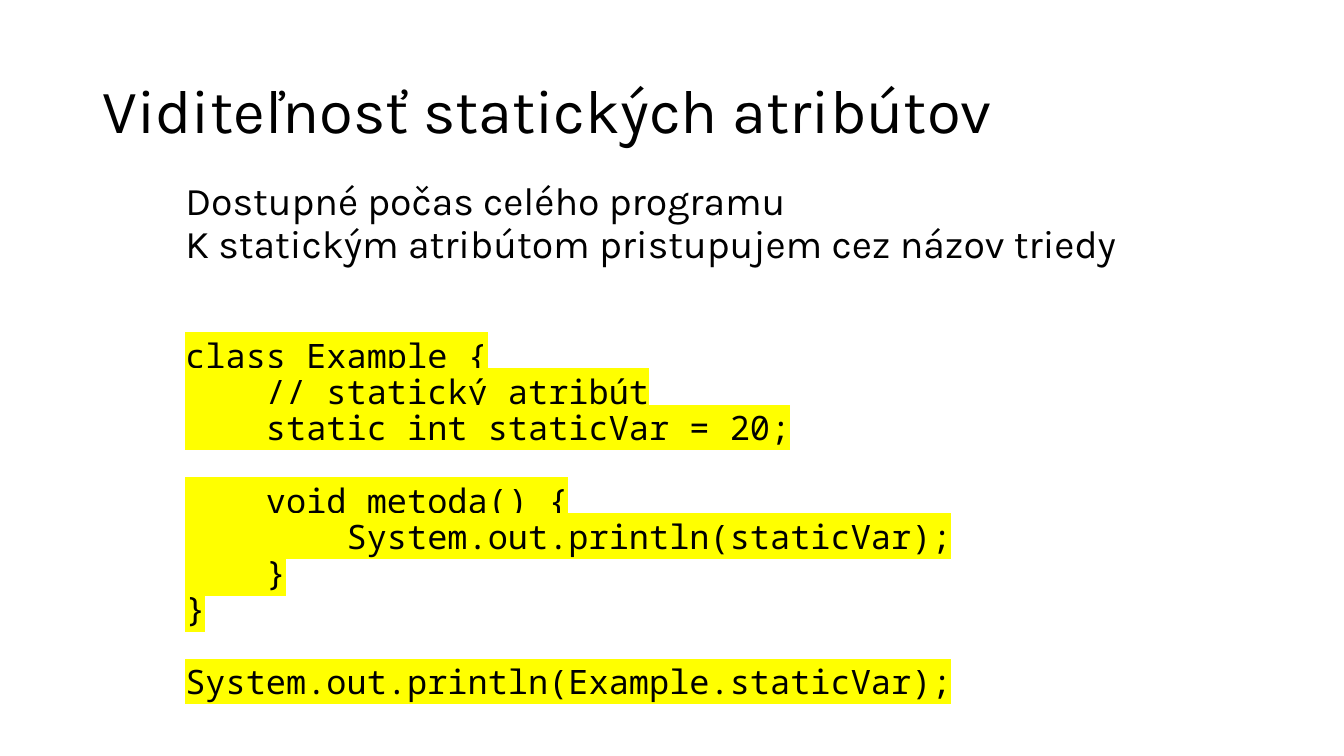
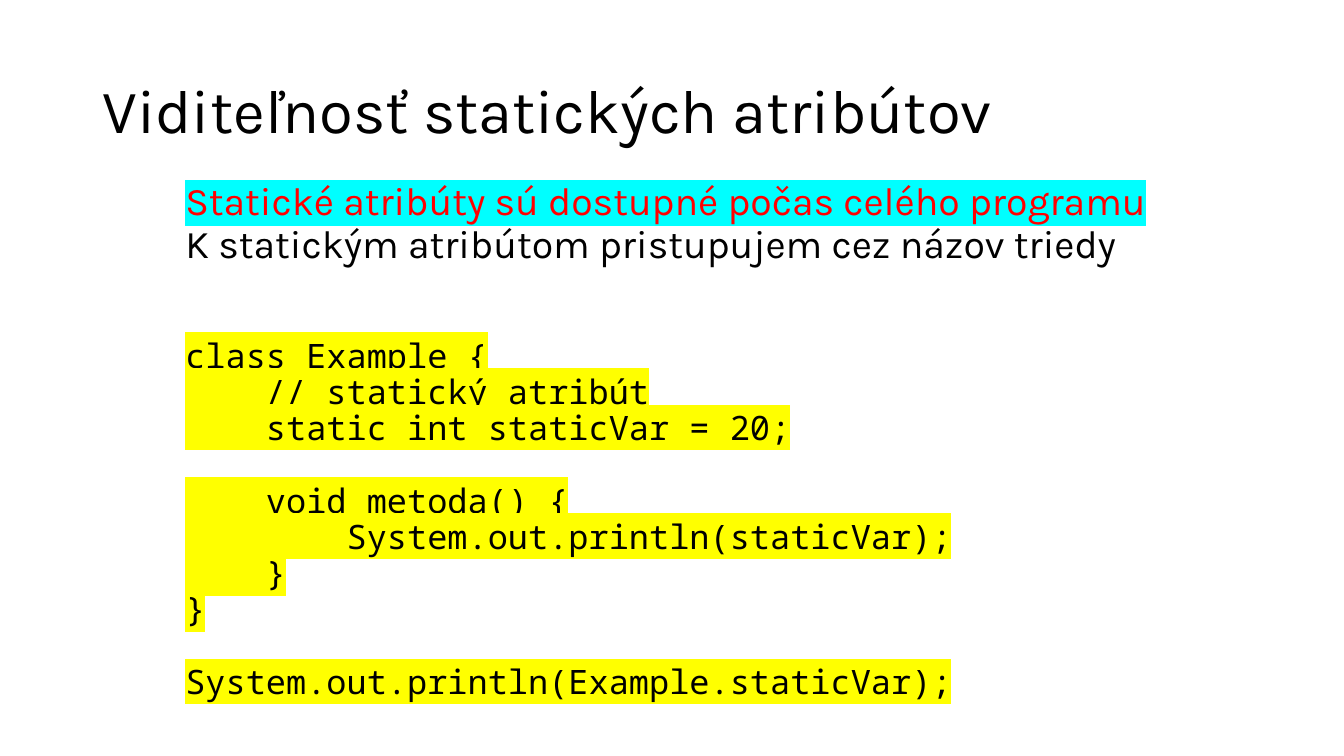
Before and after one commit to wagjo/oop, a slide deck: slide 4 of prezentacie/t09w.pptx. Drawn at 1344x756 pixels with LibreOffice and Linux fonts; fonts in the diff are those of the drawing. Boxes give left, top, right and bottom in pixels: in the first picture for what was removed or moved away, otherwise in the second. Text is boxed around its words. In the diff, an @@ line names an element or a change of style, - is before the commit and + after.

```diff
--- a/prezentacie/t09w.pptx
+++ b/prezentacie/t09w.pptx
@@ text at <box>185,185,1146,225</box>: text changed; text colour #000000 to #FF0000 @@
-Dostupné počas celého programu
+Statické atribúty sú dostupné počas celého programu
```
Also in this commit, not shown: 7 other slides changed, 9 other files.
